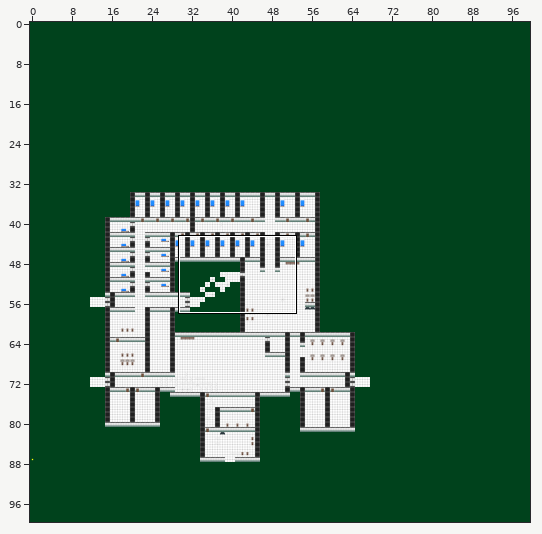
Two versions of a level (Tiled map, Project/core/assets/graphics/world4.tmx). Above: a wide view before the commit, with the close-up outlined.
Close-up. First the earlier version:
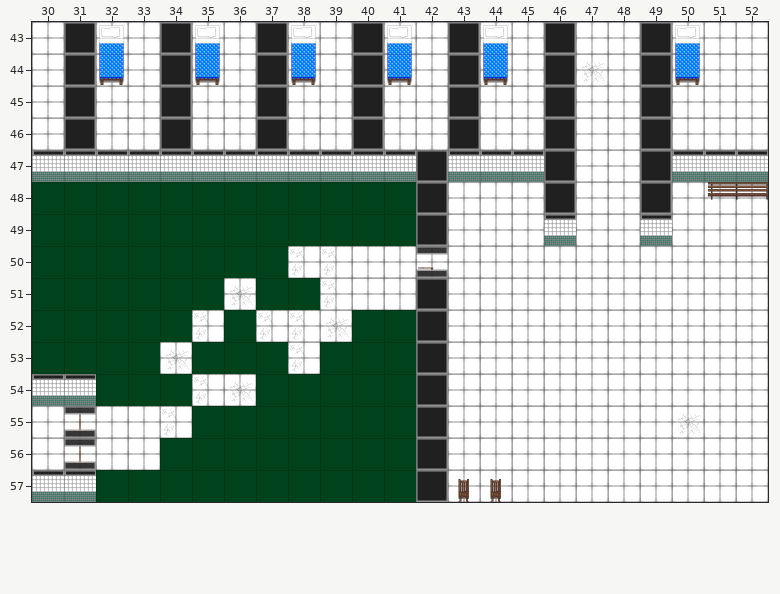
Cells are 64x64 px. Shown: x 30..52, y 43..57.
After:
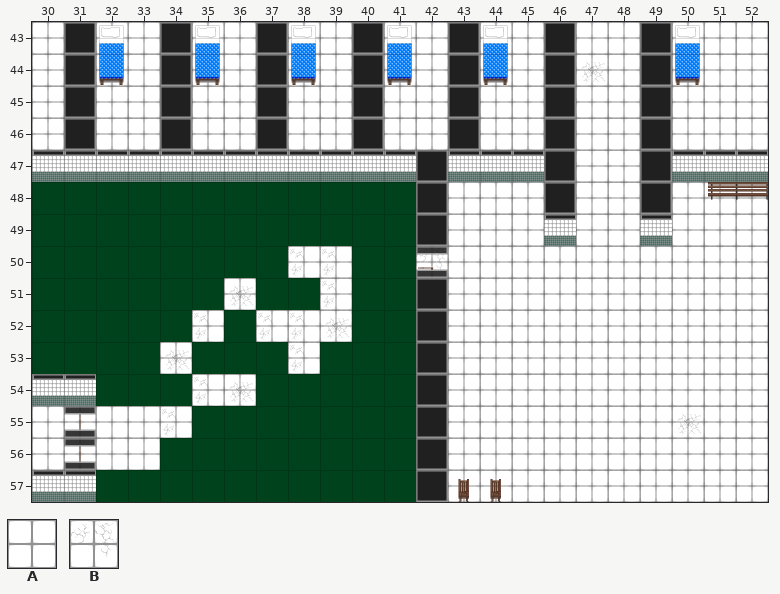
Key: from "floor_wall_sheet": A 0, B 1.
_ is an empty cell.
Change:
Layer "Tile Layer 2 - Golv":
y 50: x 42 _ -> B
Layer "väggar":
y 50: x 40..42 AAA -> ___
y 51: x 40..41 AA -> __
Boxes around the changes in both close-ups, in picture pixels (x1, y1, x2, y2):
changed: (352, 246, 445, 310)
